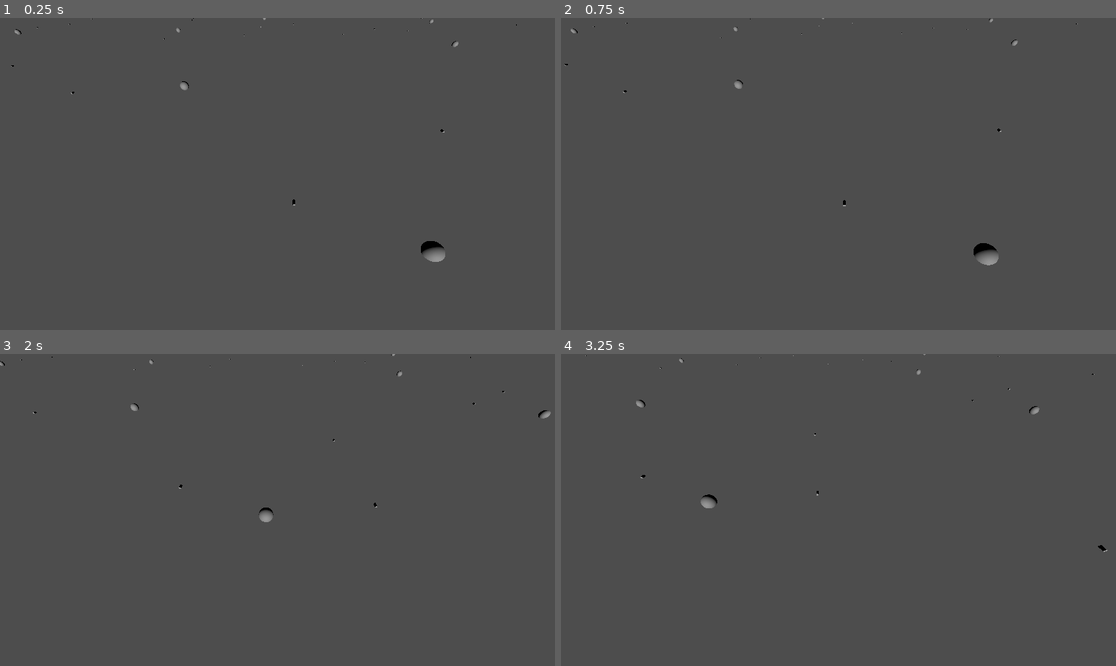
Above: before the commit, frames 1-4 (two rows, left to right).
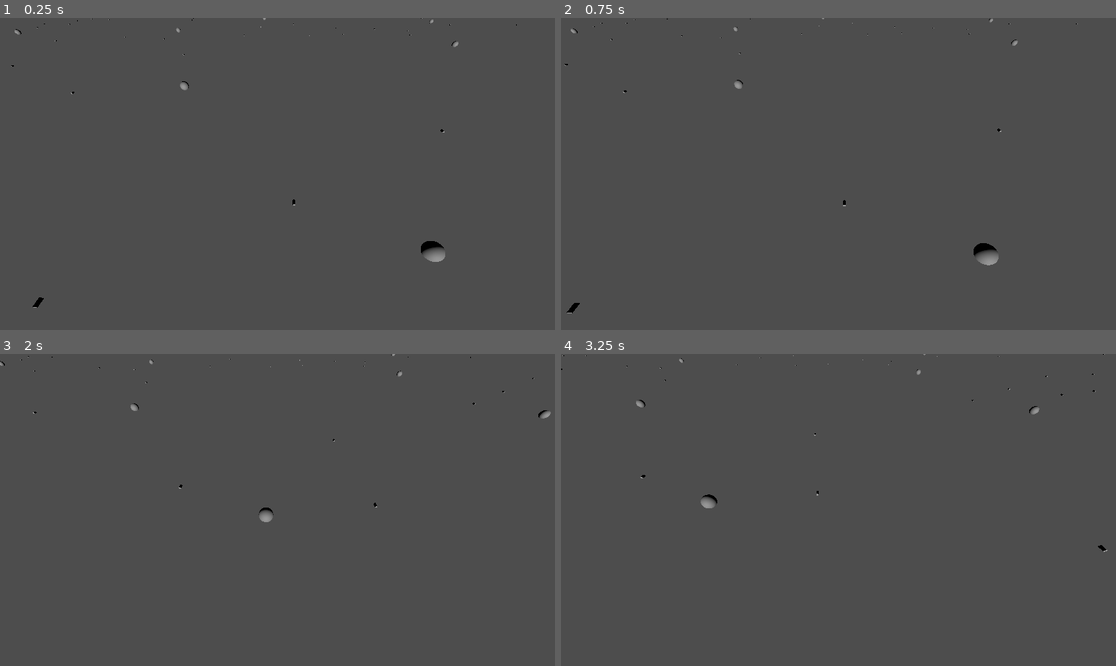
Above: after the commit, the same moments.

Repository: MrNavaStar/void.sys
Game: Godot game, scene res://scenes/world.tscn
Same seed, same stepped clock (60 frames per second), same inputs: the game is played once before the commit and once after it. The project has no main scene, so this scene is started directly.
Inputs (mouse positions are in pixels of both pictures, inside the frame that each line leads up to):
- Up to frame 1 (0.25 s): no input
- Up to frame 2 (0.75 s): tap Enter at 0.5 s; move the mouse to (960, 158) at 0.52 s; hold D (right) from 0.53 s (still down); tap Mouse wheel up (zoom_in) at 0.6 s
- Up to frame 3 (2 s): move the mouse to (166, 525) at 1.27 s; release D (right) at 1.28 s; hold S (down) from 1.28 s (still down); tap Mouse wheel down (zoom_out) at 1.35 s
- Up to frame 4 (3.25 s): move the mouse to (894, 441) at 2.02 s; release S (down) at 2.03 s; hold D (right) 2.03-2.78 s; tap Mouse wheel up (zoom_in) at 2.1 s; move the mouse to (810, 572) at 2.77 s; hold W (up) from 2.78 s (still down); tap Mouse wheel down (zoom_out) at 2.85 s

The runs differ from the first frame. In frame 1, less than 0.1% of the frame differs, in the area x 5-82%, y 0-93%; in frame 2, less than 0.1%, in the area x 1-81%, y 0-95%; in frame 3, less than 0.1%; in frame 4, less than 0.1%.

Commit message:
no more planet scene 2

Diff:
--- a/scenes/planet.tscn
+++ /dev/null
@@ -1,8 +0,0 @@
-[gd_scene load_steps=2 format=3 uid="uid://cfo30loj5q1p1"]
-
-[sub_resource type="SphereMesh" id="SphereMesh_klsso"]
-
-[node name="Planet" type="Node3D"]
-
-[node name="MeshInstance3D" type="MeshInstance3D" parent="."]
-mesh = SubResource("SphereMesh_klsso")
--- a/scripts/world.gd
+++ b/scripts/world.gd
@@ -3,7 +3,7 @@
 @export var radius = 300
 @export var planets = 300
 @export var planet_spread = 20
-@export var ships = 1000
+@export var ships = 1500
 @export var ship_spread = 3
 
 var node_positions: Array
@@ -28,6 +28,8 @@
 func spawn_nodes(planet: Resource, ship: Resource) -> void:
 	for i in planets:
 		var pos = rand_pos_with_spread(planet_spread)
+		if pos == null:
+			continue
 		node_positions.append(pos)
 
 		var instance = planet.instantiate()
@@ -36,6 +38,8 @@
 
 	for i in ships:
 		var pos = rand_pos_with_spread(ship_spread)
+		if pos == null:
+			continue
 		node_positions.append(pos)
 
 		var instance = ship.instantiate()
@@ -44,7 +48,7 @@
 
 func _ready() -> void:
 	#seed(12345)
-	var planet = preload("res://scenes/planet.tscn")
+	var planet = preload("res://scenes/space_node.tscn")
 	var ship = preload("res://scenes/ship.tscn")
 
 	spawn_nodes(planet, ship)
